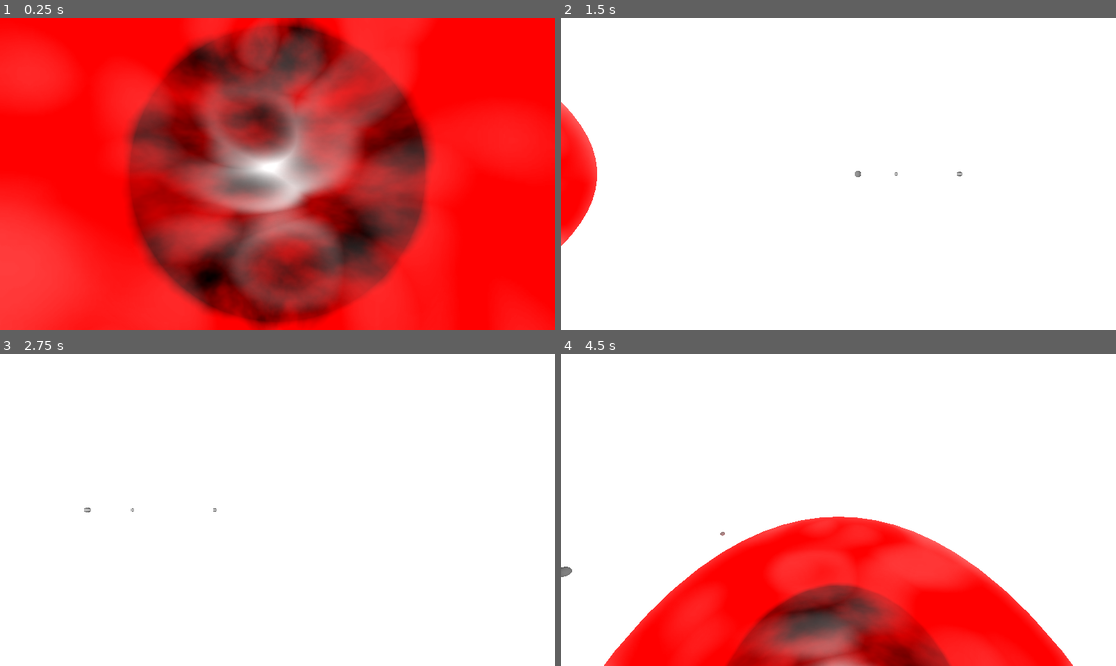
Above: before the commit, frames 1-4 (two rows, left to right).
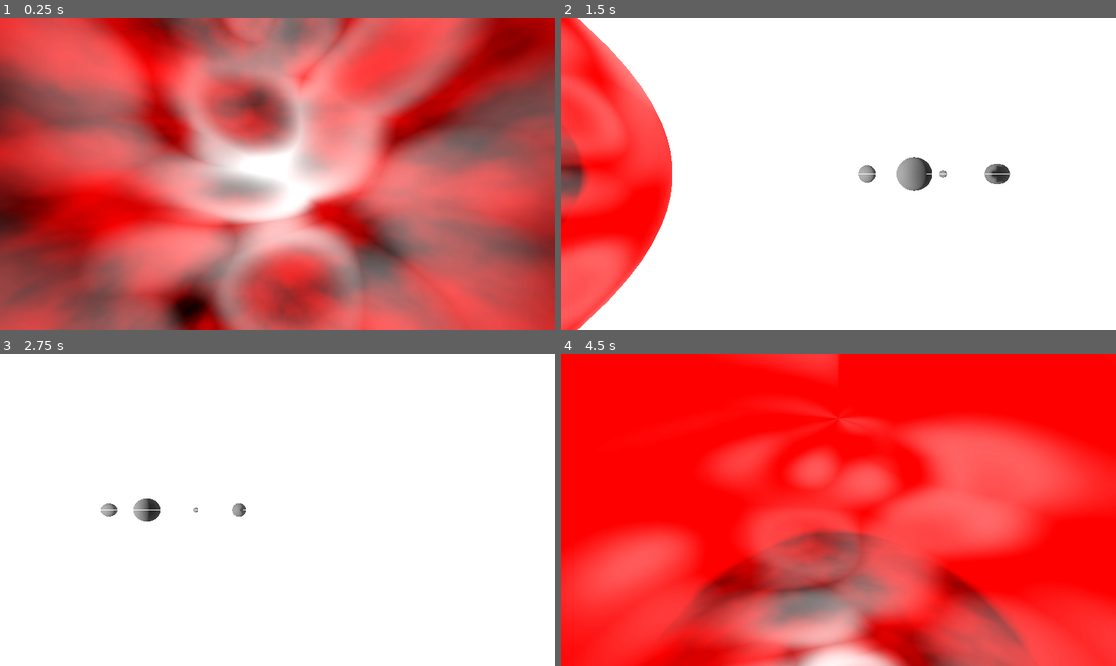
Above: after the commit, the same moments.

Repository: Pekersen/NFTL_Test_1.1
Game: Godot game, scene res://main.tscn
Two runs of this game, one before a commit and one after it. Both use one fixed random seed, a clock stepped at 60 frames per second and the inputs below.
Inputs (mouse positions are in pixels of both pictures, inside the frame that each line leads up to):
- Up to frame 1 (0.25 s): no input
- Up to frame 2 (1.5 s): tap Enter at 0.5 s; move the mouse to (960, 158) at 0.52 s; hold D (right) 0.53-1.25 s; click (960, 158) at 0.6 s; drag from (727, 189) to (810, 236) at 1.27 s
- Up to frame 3 (2.75 s): move the mouse to (333, 441) at 2.02 s; hold D (right) from 2.03 s (still down); hold Middle mouse button (camera_to_cursor) from 2.03 s (still down); click (333, 441) at 2.3 s
- Up to frame 4 (4.5 s): release D (right) at 2.75 s; release Middle mouse button (camera_to_cursor) at 2.75 s; drag from (810, 572) to (672, 463) at 2.77 s; move the mouse to (1005, 556) at 3.52 s; hold A (left) 3.53-4.25 s; hold Ctrl (ctrl) 3.53-4.25 s; click (1005, 556) at 3.8 s; tap F (camera_reset) at 4.25 s; drag from (672, 463) to (755, 432) at 4.27 s

The runs differ from the first frame. In frame 1, 97% of the frame differs, in the area x 0-100%, y 0-100%; in frame 2, 15%; in frame 3, 0.5%; in frame 4, 96%.

Commit message:
System Generation

Diff:
--- a/Camera/camera_movement.gd
+++ b/Camera/camera_movement.gd
@@ -25,6 +25,17 @@
 
 	move_and_slide()
 
+	if following:
+		follow_camera()
+	if springArm.mouse_locked and clicked_node != null:
+		if !calculatingCamera:
+			springArmIntitialRotation = springArm.rotation
+		cameraRotationDifference = springArm.rotation -\
+						springArmIntitialRotation - clicked_node.global_rotation
+		calculatingCamera = true
+	else:
+		calculatingCamera = false
+
 func _process(_delta: float) -> void:
 	springArm.position = position
 
@@ -45,16 +56,6 @@
 	rotation_degrees.x = springArm.rotation_degrees.x
 	rotation_degrees.y = springArm.rotation_degrees.y
 
-	if following:
-		follow_camera()
-	if springArm.mouse_locked and clicked_node != null:
-		if !calculatingCamera:
-			springArmIntitialRotation = springArm.rotation
-		cameraRotationDifference = springArm.rotation - springArmIntitialRotation - clicked_node.global_rotation
-		print("differ: " + str(cameraRotationDifference))
-		calculatingCamera = true
-	else:
-		calculatingCamera = false
 
 func _input(event):
 	if event.is_action_released("click"):
@@ -91,9 +92,12 @@
 		following = true
 		print("clicked " + str(raycast_result.collider))
 		clicked_node = raycast_result.collider
+		springArmIntitialRotation = springArm.rotation
+		cameraRotationDifference = Vector3.ZERO
+		print(springArmIntitialRotation)
 
 func follow_camera():
 	position = clicked_node.global_position
 	if !springArm.mouse_locked and !calculatingCamera:
-		springArm.global_rotation = springArmIntitialRotation + cameraRotationDifference + clicked_node.global_rotation
-		print("global rot of clicked node: " +  str(clicked_node.global_rotation))
+		springArm.global_rotation = springArmIntitialRotation +\
+			 			cameraRotationDifference + clicked_node.global_rotation
--- a/Celestial Objects/Planets/planet.gd
+++ b/Celestial Objects/Planets/planet.gd
@@ -11,9 +11,9 @@
 									# that affect this (e.g. distance).
 	print("default")
 	distance = 10
-	radius = offsetValue(radius, radius_variance)
+	radius = offsetValue(radius_variance)
 	mass = 0.01
-	orbit_speed = offsetValue(orbit_speed, orbit_speed_variance)
+	orbit_speed = offsetValue(orbit_speed_variance)
 
 # Called when the node enters the scene tree for the first time.
 func _ready():
--- a/Celestial Objects/Stars/star.gd
+++ b/Celestial Objects/Stars/star.gd
@@ -9,9 +9,9 @@
 	mass_variance = [10,15]
 	luminosity_variance = [0.1,5]
 
-	radius = offsetValue(radius, radius_variance)
-	mass = offsetValue(mass, mass_variance)
-	luminosity = offsetValue(luminosity, luminosity_variance)
+	radius = offsetValue(radius_variance)
+	mass = offsetValue(mass_variance)
+	luminosity = offsetValue(luminosity_variance)
 
 # Called when the node enters the scene tree for the first time.
 func _ready():
--- a/Celestial Objects/celestial_objects.gd
+++ b/Celestial Objects/celestial_objects.gd
@@ -17,5 +17,5 @@
 # though user is clicking on nothing visually
 var click_forgiveness : float = 1.0
 
-func offsetValue(value, offset : Array[float]):
-	return value + rng.randf_range(offset[0], offset[1])
+func offsetValue(offset : Array[float]):
+	return rng.randf_range(offset[0], offset[1])
--- a/Generate/generate_planet.gd
+++ b/Generation/System.gd
@@ -1,9 +1,10 @@
-extends Node
+extends SystemGeneration
 
 
 # Called when the node enters the scene tree for the first time.
 func _ready():
-	pass # Replace with function body.
+	initVars()
+	initPlanetChildren()
 
 
 # Called every frame. 'delta' is the elapsed time since the previous frame.
--- /dev/null
+++ b/Generation/generate_system.gd
@@ -0,0 +1,39 @@
+class_name SystemGeneration extends Node3D
+
+@export_subgroup("Variance")
+@export var num_planets_variance : Array[int] = [0, 0] # so size = 2
+@export var num_astroids_variance : Array[int] = [0, 0]
+
+@onready var planet = preload("res://Celestial Objects/Planets/planet.tscn")
+
+var num_planets : int
+var num_astroids : int
+var sun_type : String
+
+func initVars():
+	print(num_planets_variance)
+	num_planets = offsetValue(num_planets_variance)
+	num_astroids = offsetValue(num_astroids_variance)
+
+# for randomness
+var rng = RandomNumberGenerator.new()
+
+func offsetValue(offset : Array):
+	if typeof(offset[0]) == TYPE_FLOAT:
+		return rng.randf_range(offset[0], offset[1])
+	elif typeof(offset[0]) == TYPE_INT:
+		return rng.randi_range(offset[0], offset[1])
+
+func initPlanetChildren():
+	print(num_planets)
+	for i in range(num_planets):
+		print("making planet...")
+		var planetInstance = planet.instantiate()
+		initPlanetVars(planetInstance)
+		add_child(planetInstance)
+
+func initPlanetVars(planetInstance):
+	# TEMP VALUES
+	planetInstance.distance = offsetValue([5.0,15.0])
+	planetInstance.orbit_speed = offsetValue([0.5,1.0])
+	planetInstance.radius = offsetValue([0.1,0.5])
--- a/main.gd
+++ b/main.gd
@@ -1,6 +1,5 @@
 extends Node3D
 
-@onready var planet = preload("res://Celestial Objects/Planets/planet.tscn")
 
 var rng = RandomNumberGenerator.new()
 
@@ -9,14 +8,7 @@
 
 # Called when the node enters the scene tree for the first time.
 func _ready():
-
-	var newPlanet = planet.instantiate()
-	newPlanet.distance = 18
-	add_child(newPlanet)
-
-	var newPlanet2 = planet.instantiate()
-	newPlanet2.distance = 16
-	add_child(newPlanet2)
+	pass
 
 
 # Called every frame. 'delta' is the elapsed time since the previous frame.
--- a/main.tscn
+++ b/main.tscn
@@ -2,8 +2,8 @@
 
 [ext_resource type="Script" path="res://main.gd" id="1_n3iuf"]
 [ext_resource type="PackedScene" uid="uid://7rmy8cmq7ttw" path="res://Camera/player_camera.tscn" id="1_spi54"]
-[ext_resource type="PackedScene" uid="uid://cqtxuyes4fdju" path="res://Celestial Objects/Planets/planet.tscn" id="2_07cdw"]
 [ext_resource type="PackedScene" uid="uid://bequjodqr8tcj" path="res://Celestial Objects/Stars/star.tscn" id="3_rtaok"]
+[ext_resource type="Script" path="res://Generation/System.gd" id="5_mf11v"]
 
 [sub_resource type="Environment" id="Environment_y5lqt"]
 background_mode = 1
@@ -25,6 +25,9 @@
 [node name="WorldEnvironment" type="WorldEnvironment" parent="."]
 environment = SubResource("Environment_y5lqt")
 
-[node name="Planet" parent="." instance=ExtResource("2_07cdw")]
+[node name="Star" parent="." instance=ExtResource("3_rtaok")]
 
-[node name="Star" parent="." instance=ExtResource("3_rtaok")]
+[node name="System" type="Node3D" parent="."]
+script = ExtResource("5_mf11v")
+num_planets_variance = Array[int]([1, 5])
+num_astroids_variance = Array[int]([1, 3])
Renamed: Generate/generate_star.gd -> Generation/generate_planet.gd
Renamed: Generate/generate_system.gd -> Generation/generate_star.gd
